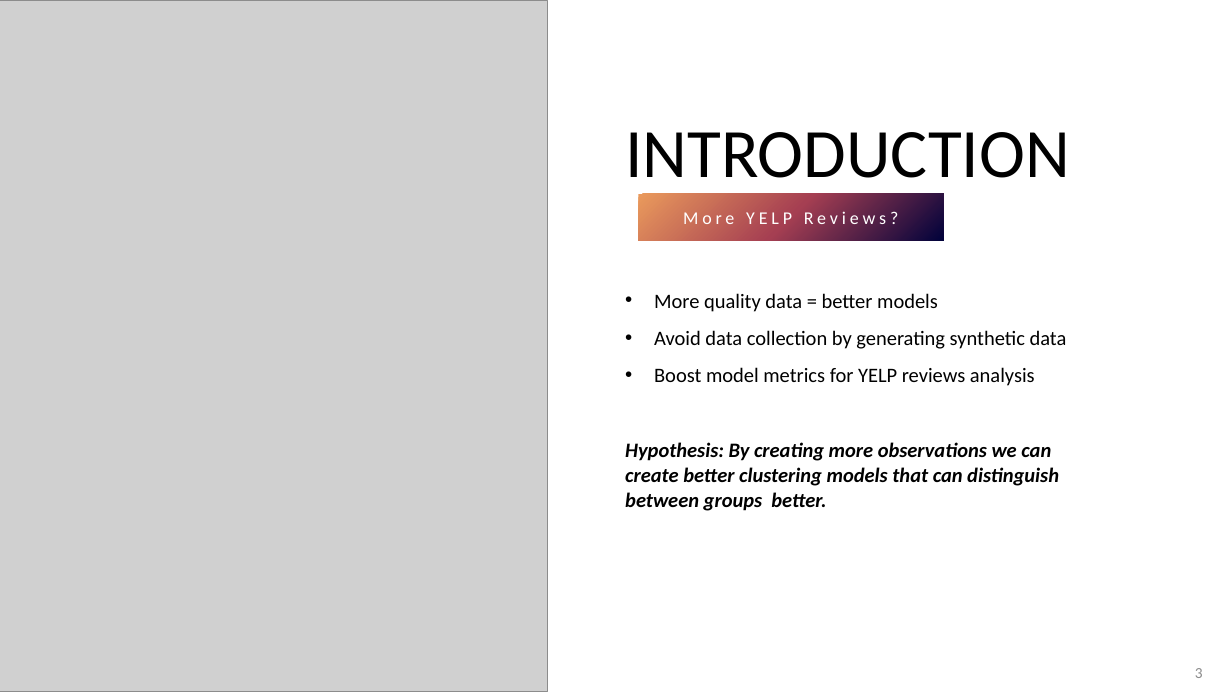
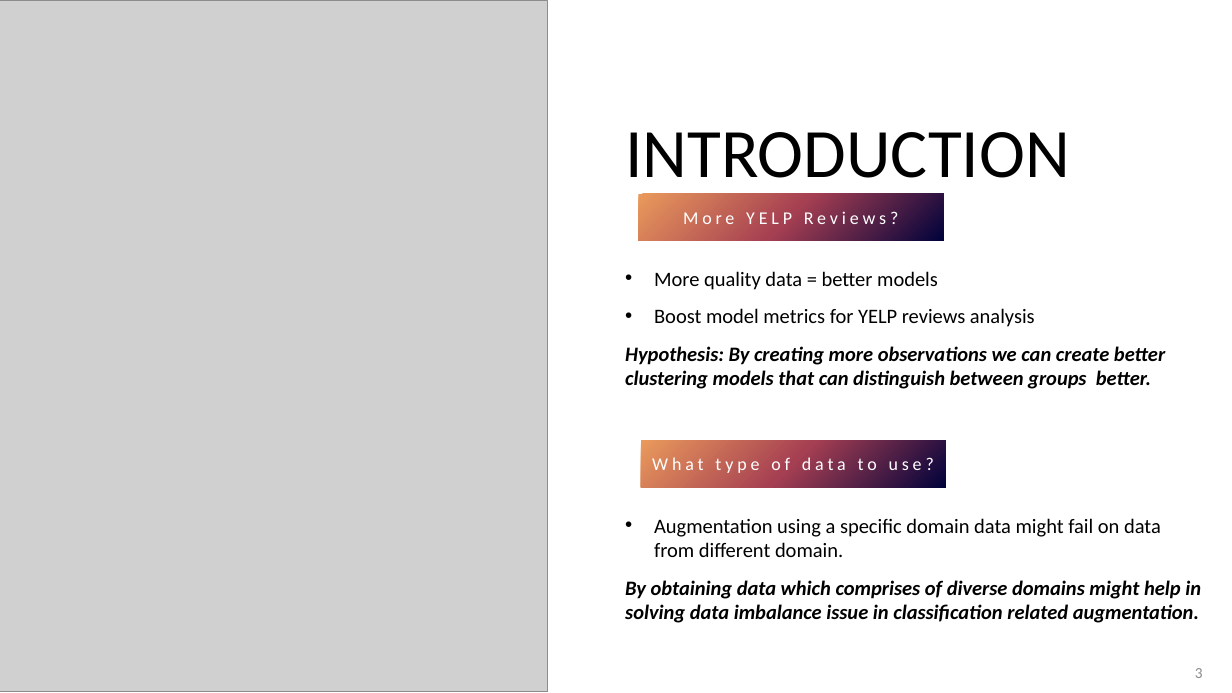
Before and after one commit to echemochek/nlp-albumentation-with-yelp-reviews, a slide deck: slide 3 of Text Albumentation.pptx. Drawn at 1232x693 pixels with LibreOffice and Linux fonts; fonts in the diff are those of the drawing; grey boxes stand for pictures. Boxes give left, top, right and bottom in pixels: in the first picture for what was removed or moved away, otherwise in the second. Text is boxed around its words. In the diff, an @@ line names an element or a change of style, - is before the commit and + after.

```diff
--- a/Text Albumentation.pptx
+++ b/Text Albumentation.pptx
@@ text "More quality data = better ..." moved from (x1=625, y1=293, x2=1067, y2=511) to (x1=625, y1=271, x2=1165, y2=389) @@
@@ text at (x1=654, y1=330, x2=1067, y2=349): paragraph removed @@
-• Avoid data collection by generating synthetic data
@@ rectangle added at (x1=641, y1=440, x2=946, y2=487), fill gradient #01023B to #A53F52 to #EA9A5C, 14 pt, text #FFFFFF @@
+What type of data to use?
@@ text added at (x1=625, y1=518, x2=1201, y2=623), 16 pt, text #000000, bold, italic @@
+• Augmentation using a specific domain data might fail on data from different domain.
+By obtaining data which comprises of diverse domains might help in solving data imbalance issue in classification related augmentation.
```
Also in this commit, not shown: 2 other slides changed, 3 slides added, 1 slide removed, 1 other file.
